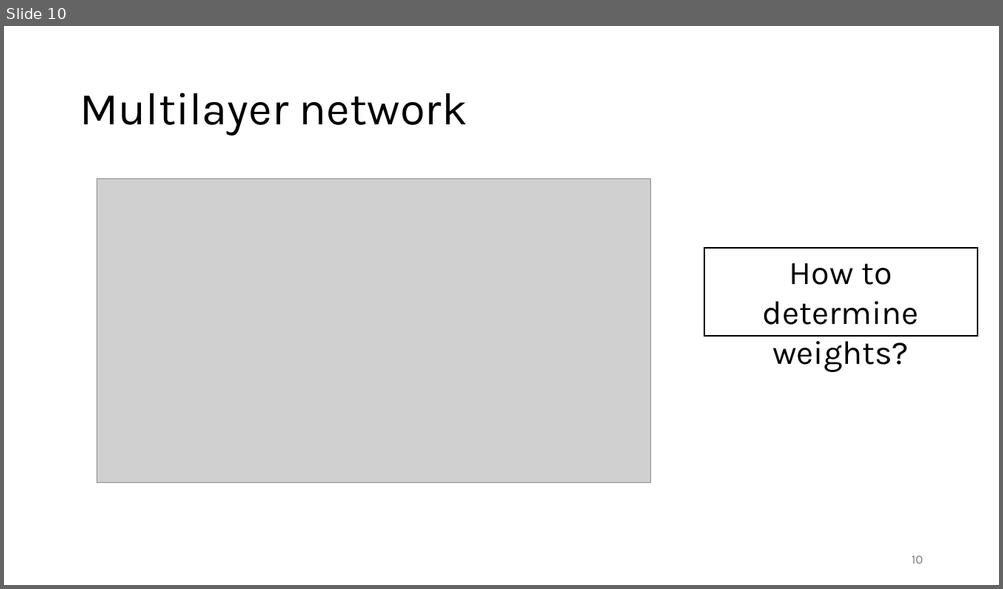
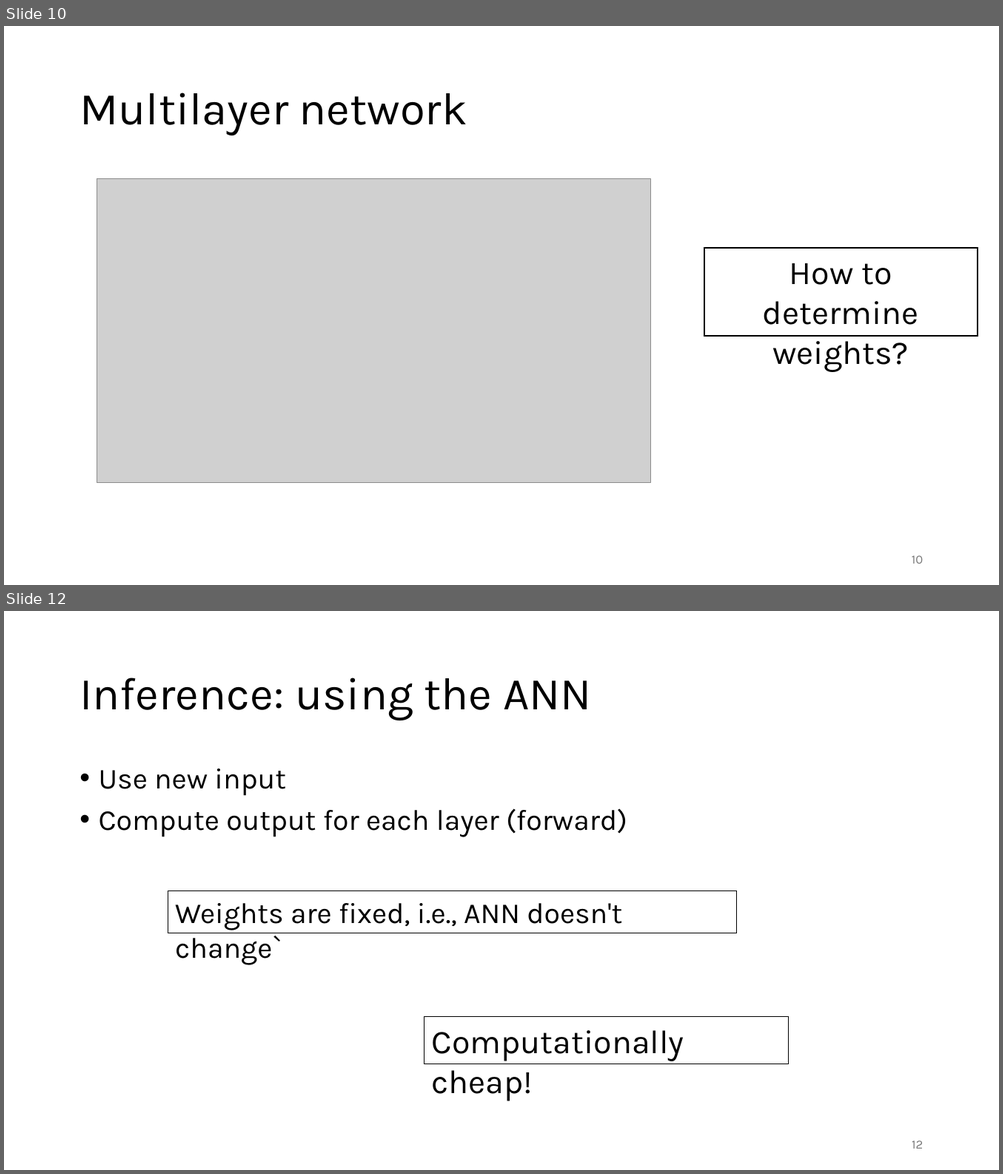
Before and after one commit to gjbex/Deploying-LLMs-locally, a slide deck: local_LLMs.pptx. Shown one above the other, each under a label of ours: slide 10 before the commit, slides 10 and 12 after it; the slides between them are not shown. The pictures are 1003x589 and 1003x1174 pixels, drawn with LibreOffice and Linux fonts; fonts in the diff are those of the drawing; grey boxes stand for pictures. Boxes give left, top, right and bottom in pixels: in the first picture for what was removed or moved away, otherwise in the second. Text is boxed around its words. In the diff, an @@ line names an element or a change of style, - is before the commit and + after.

```diff
--- a/local_LLMs.pptx
+++ b/local_LLMs.pptx
@@ slide 12 added at <box>4,611,999,1170</box>, background #FFFFFF @@
@@ title added at <box>79,678,592,721</box>, 44 pt, text #000000 @@
+Inference: using the ANN
@@ text added at <box>99,769,627,837</box>, 28 pt, text #000000 @@
+• Use new input
+• Compute output for each layer (forward)
@@ rectangle added at <box>168,891,737,934</box>, outline #000000 0.75 pt, 28 pt, text #000000 @@
+Weights are fixed, i.e., ANN doesn't change`
@@ rectangle added at <box>424,1017,788,1065</box>, outline #000000 0.75 pt, 32 pt, text #000000 @@
+Computationally cheap!
@@ page number added at <box>911,1141,922,1149</box>, 12 pt, text #797979 @@
+12
```
Also in this commit, not shown: 4 slides changed, 33 other slides added, 1 slide removed.
